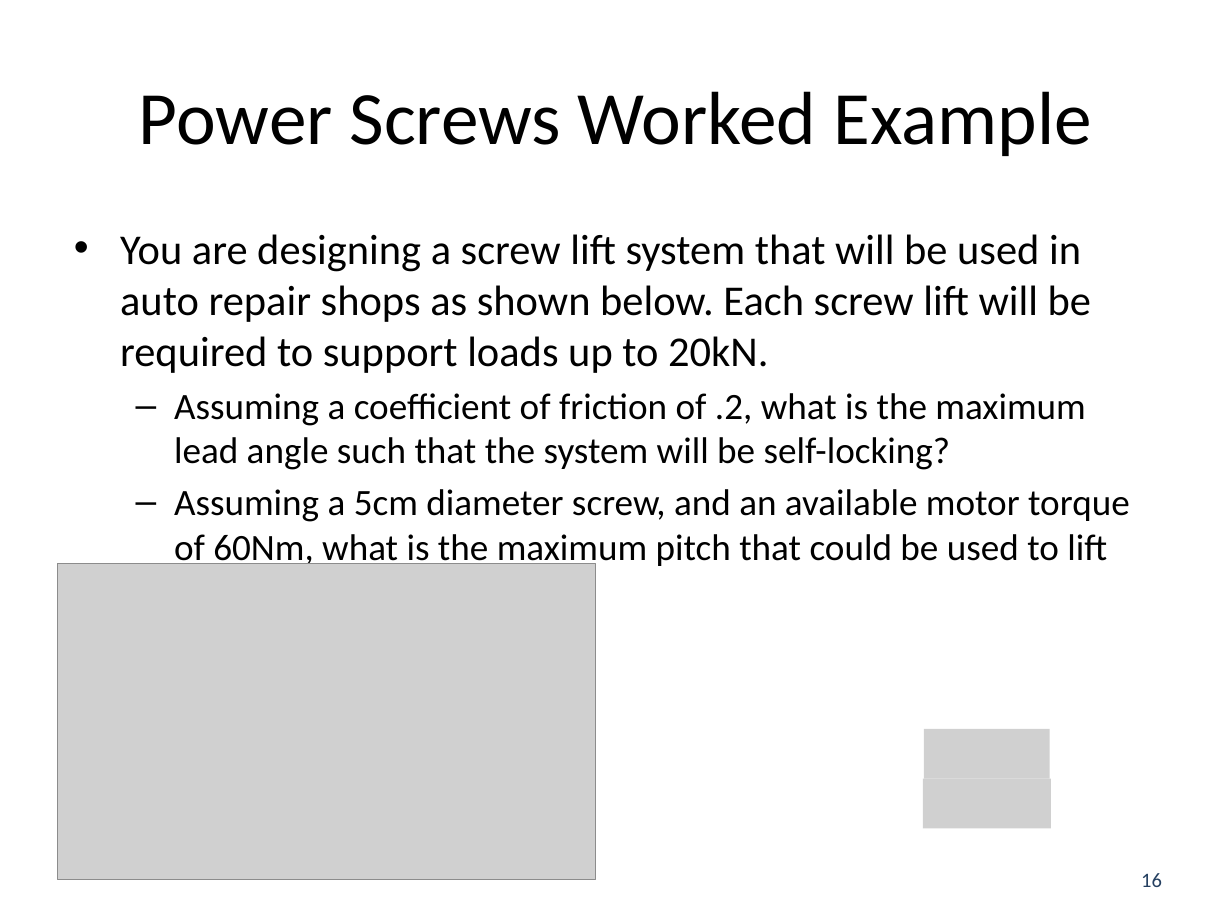
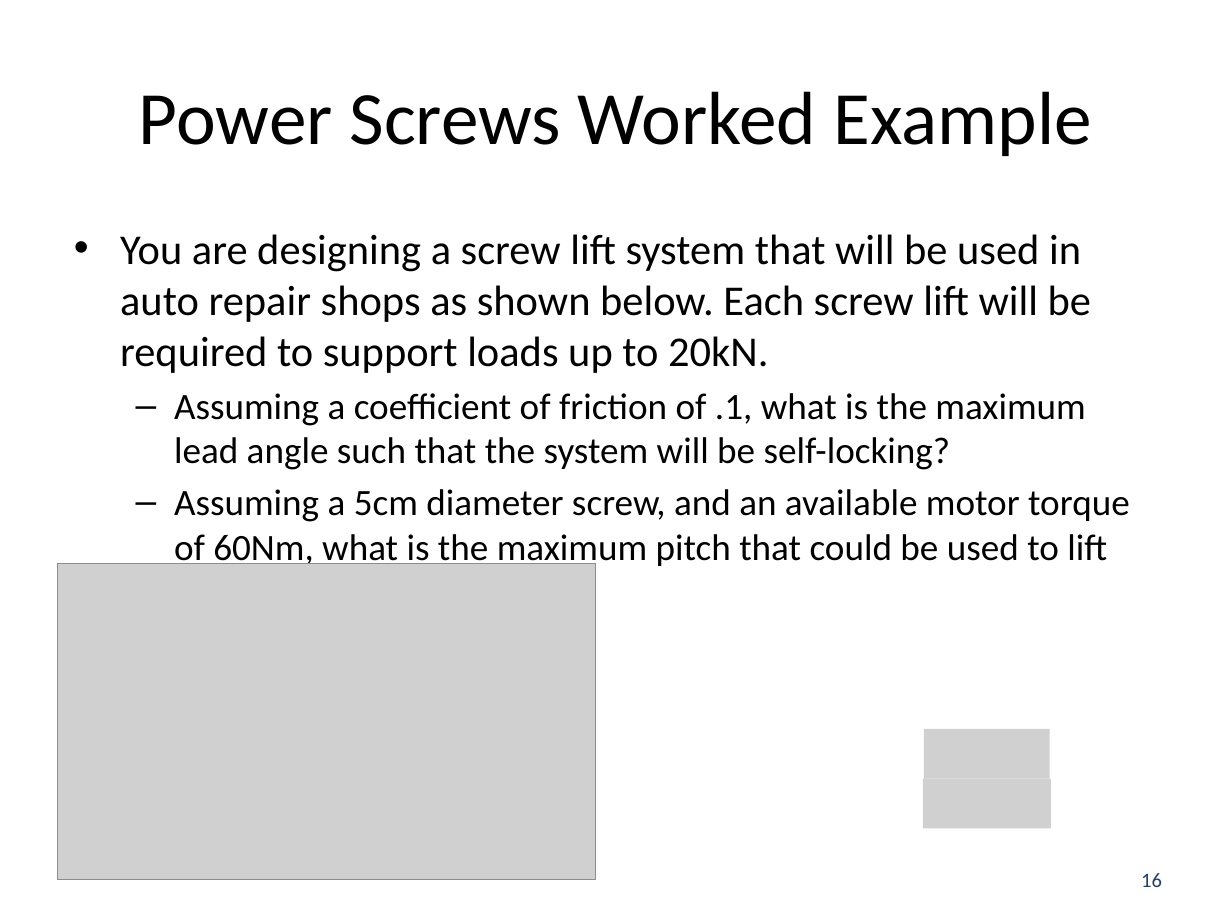
Before and after one commit to JacobMoore/mechanics_textbook, a slide deck: slide 16 of Lecture Slides/VideoLectureSlides/7.4.pptx. Drawn at 1232x924 pixels with LibreOffice and Linux fonts; fonts in the diff are those of the drawing; grey boxes stand for pictures. Boxes give left, top, right and bottom in pixels: in the first picture for what was removed or moved away, otherwise in the second. Text is boxed around its words. In the diff, an @@ line names an element or a change of style, - is before the commit and + after.

```diff
--- a/Lecture Slides/VideoLectureSlides/7.4.pptx
+++ b/Lecture Slides/VideoLectureSlides/7.4.pptx
@@ text at box(174, 393, 1085, 470): text changed @@
-  – Assuming a coefficient of friction of .2, what is the maximum lead angle such that the system will be self-locking?
+  – Assuming a coefficient of friction of .1, what is the maximum lead angle such that the system will be self-locking?
```
Also in this commit, not shown: 3 other files.
